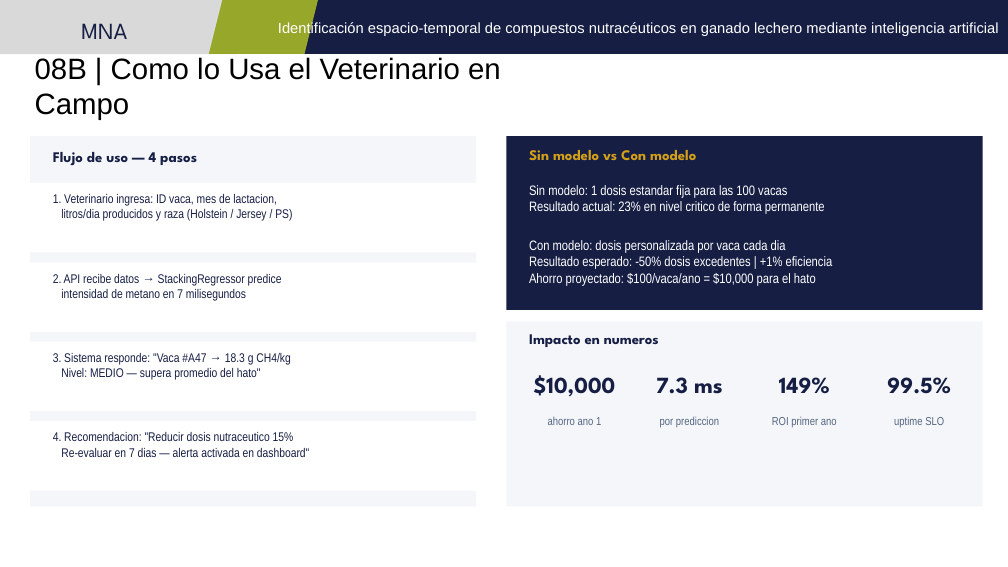
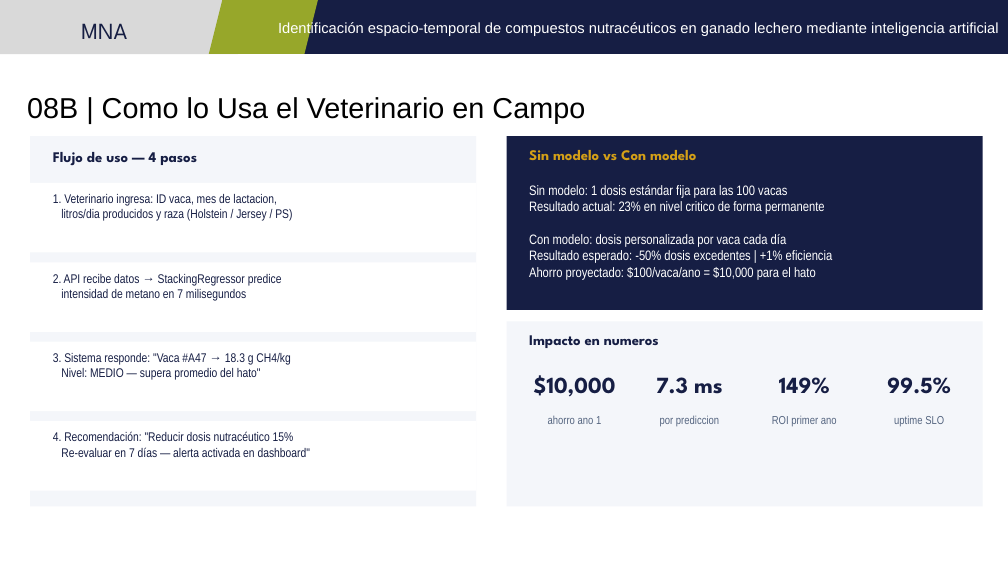
Before and after one commit to jperezg86/ml-nutraceuticos-ganado-lechero, a slide deck: slide 12 of docs/Presentacion_E6_v3_FINAL_Equipo48.pptx. Drawn at 1008x567 pixels with LibreOffice and Linux fonts; fonts in the diff are those of the drawing. Boxes give left, top, right and bottom in pixels: in the first picture for what was removed or moved away, otherwise in the second. Text is boxed around its words. In the diff, an @@ line names an element or a change of style, - is before the commit and + after.

```diff
--- a/docs/Presentacion_E6_v3_FINAL_Equipo48.pptx
+++ b/docs/Presentacion_E6_v3_FINAL_Equipo48.pptx
@@ title "08B | Como lo Usa ..." at (27,97,585,123): size 28 to 27.4 pt @@
@@ text at (529,185,787,197): text changed @@
-Sin modelo: 1 dosis estandar fija para las 100 vacas
+Sin modelo: 1 dosis estándar fija para las 100 vacas
@@ text at (529,234,787,247): text changed @@
-Con modelo: dosis personalizada por vaca cada dia
+Con modelo: dosis personalizada por vaca cada día
@@ text at (53,431,310,457): text changed @@
-4. Recomendacion: "Reducir dosis nutraceutico 15%
-Re-evaluar en 7 dias — alerta activada en dashboard"
+4. Recomendación: "Reducir dosis nutracéutico 15%
+Re-evaluar en 7 días — alerta activada en dashboard"
```
Also in this commit, not shown: 16 other slides changed.
